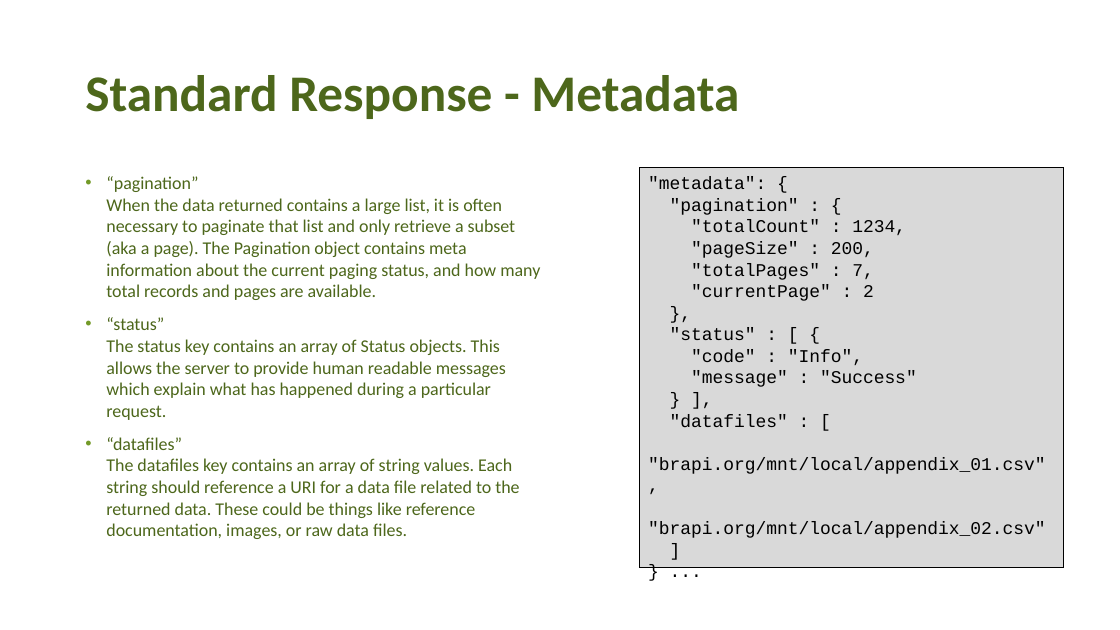
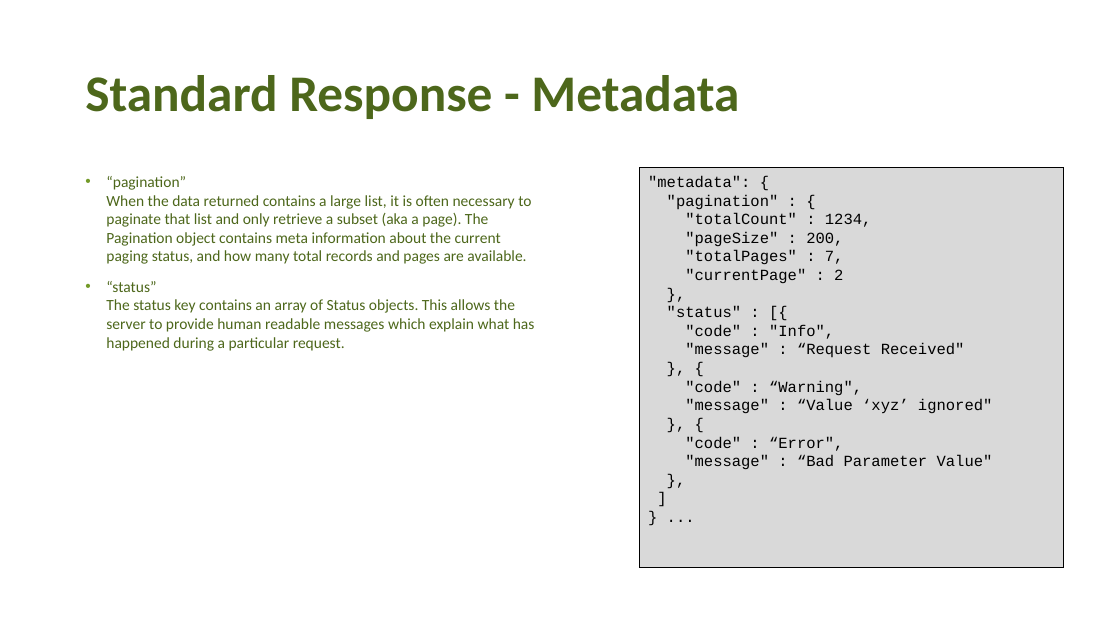
Before and after one commit to plantbreeding/brapi-website, a slide deck: slide 15 of brapi-website-node/public/docs/BrAPI_101.pptx. Drawn at 1120x630 pixels with LibreOffice and Linux fonts; fonts in the diff are those of the drawing; background and template pictures are left out. Boxes give left, top, right and bottom in pixels: in the first picture for what was removed or moved away, otherwise in the second. Text is boxed around its words. In the diff, an @@ line names an element or a change of style, - is before the commit and + after.

```diff
--- a/brapi-website-node/public/docs/BrAPI_101.pptx
+++ b/brapi-website-node/public/docs/BrAPI_101.pptx
@@ text "“pagination” When the data returned ..." at box(106, 176, 535, 351): size 15.4 to 13.3 pt @@
@@ text at box(648, 176, 872, 339): size 15.4 to 13.3 pt in ""metadata": {", ""pagination" : {", ""totalCount" : 1234,", ""pageSize" : 200," and 6 more places @@
@@ text at box(667, 306, 741, 317): text changed; size 15.4 to 13.3 pt @@
-"status" : [ {
+"status" : [{
@@ text at box(685, 343, 993, 469): text changed; size 15.4 to 13.3 pt @@
-"message" : "Success"
-} ],
-"datafiles" : [
-"brapi.org/mnt/local/appendix_01.csv",
-"brapi.org/mnt/local/appendix_02.csv"
+"message" : “Request Received"
+}, {
+"code" : “Warning",
+"message" : “Value ‘xyz’ ignored"
+}, {
+"code" : “Error",
+"message" : “Bad Parameter Value"
+},
@@ text at box(106, 437, 519, 539): paragraph removed @@
-• “datafiles”
-  The datafiles key contains an array of string values. Each string should reference a URI for a data file related to the returned data. These could be things like reference documentation, images, or raw data files.
```
Also in this commit, not shown: 2 other files.
